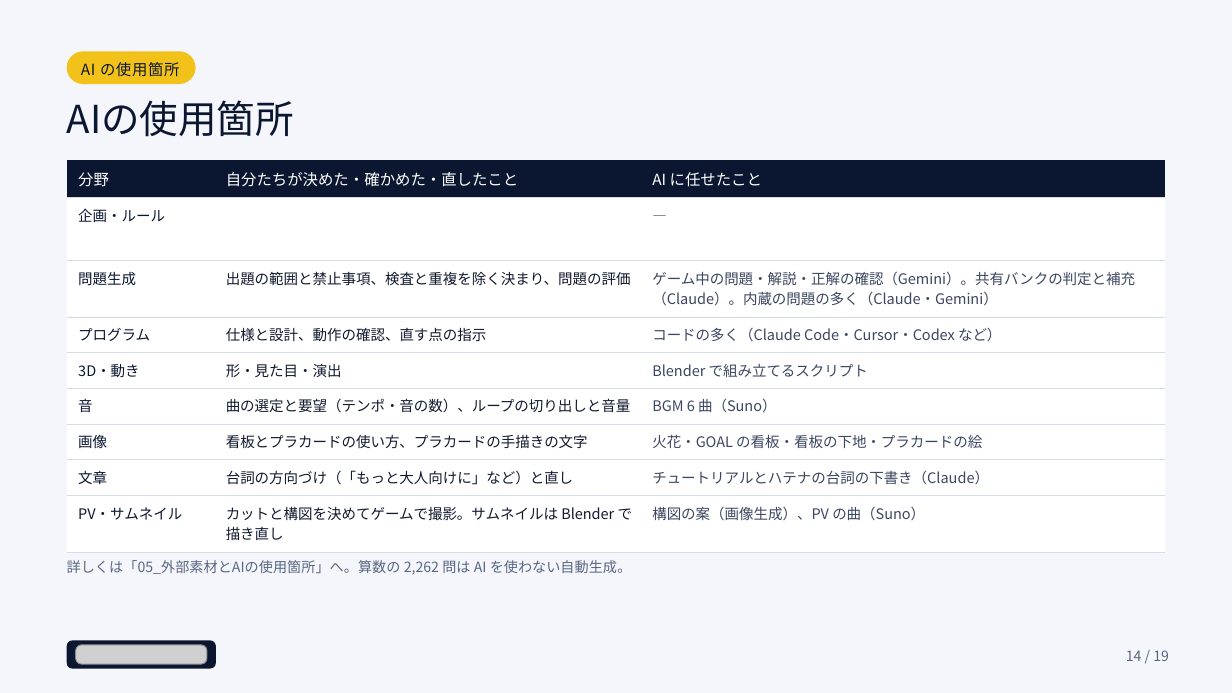
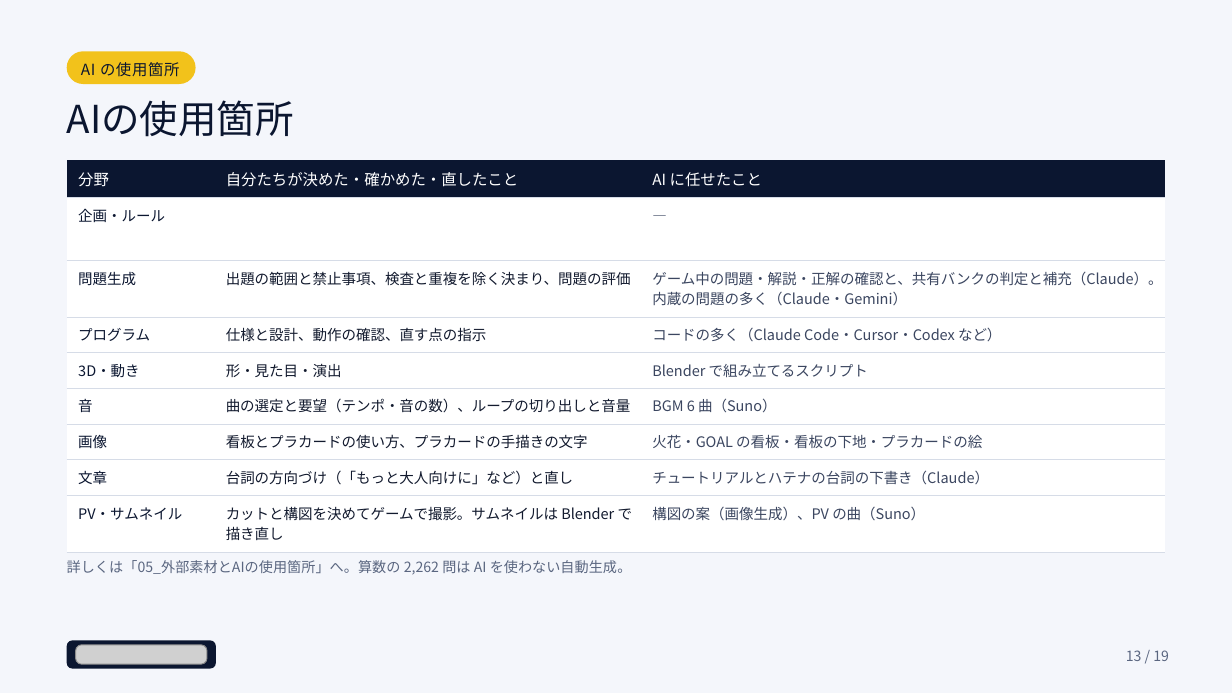
Before and after one commit to YuKatsumoto/AIQUIZ, a slide deck: slide 13 of AIQUIZ-Godot/docs/submission/02_アピール資料.pptx (slide 14 before the commit). Drawn at 1232x693 pixels with LibreOffice and Linux fonts; fonts in the diff are those of the drawing; grey boxes stand for pictures. Boxes give left, top, right and bottom in pixels: in the first picture for what was removed or moved away, otherwise in the second. Text is boxed around its words. In the diff, an @@ line names an element or a change of style, - is before the commit and + after.

```diff
--- a/AIQUIZ-Godot/docs/submission/02_アピール資料.pptx
+++ b/AIQUIZ-Godot/docs/submission/02_アピール資料.pptx
@@ table at [67, 161, 1166, 553] @@
-row 3, column 3: ゲーム中の問題・解説・正解の確認（Gemini）。共有バンクの判定と補充（Claude）。内蔵の問題の多く（Claude・Gemini）
+row 3, column 3: ゲーム中の問題・解説・正解の確認と、共有バンクの判定と補充（Claude）。内蔵の問題の多く（Claude・Gemini）
@@ page number at [1126, 650, 1169, 661]: text changed @@
-14 / 19
+13 / 19
```
Also in this commit, not shown: 6 other slides changed, 1 slide removed, 39 other files.
